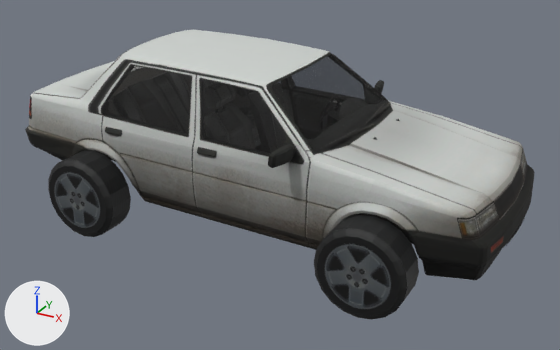
The glTF model front/public/models/carro-corolla.glb as it was, and as the next commit left it.
Rendered twice from a 50 mm lens placed at (3.13, -5.53, 3.2), pointed at (0.13, -0.07, 0.47). The lights are fixed; the arrows at lower left show +X, +Y and +Z. The picture after the commit comes second. Where no turn or scale is listed for an object, it has been applied to the vertices. Vertices at exactly the same position are counted once.

Objects in the first picture: 'car_Default Material_0', 'car_Mat.2_0', 'car_Mat_0', 'roda_frente_a', 'roda_tras_a'.
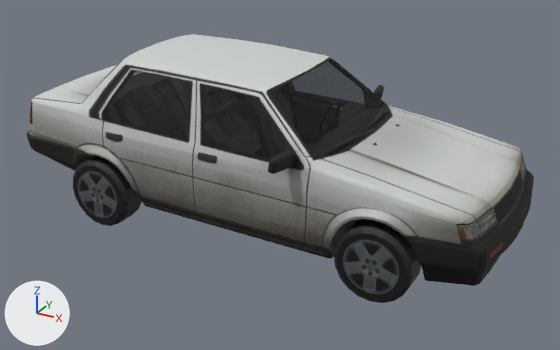
Where the newer file only moved an object's origin or applied its transform, the numbers keep the older frame.

Pixel boxes (x1, y1, x2, y2) of what changed, in the pictures (560 x 350 px):
'car_Default Material_0', moved: before (25, 30, 535, 280); after (26, 34, 534, 286)
'car_Mat_0', moved: before (102, 54, 387, 155); after (102, 59, 386, 161)
'roda_frente_a', moved, rescaled (17% narrower, 20% shorter): before (314, 215, 419, 320); after (334, 219, 421, 303)
'roda_tras_a', moved, rescaled (17% narrower, 17% shorter): before (48, 151, 131, 237); after (73, 155, 142, 226)
'car_Mat.2_0', moved (mostly hidden): before (331, 53, 384, 115); after (338, 63, 387, 120)

What the commit changed:
me_roda_tras_a is used by ob_roda_tras_a; location (-1.243, -1.046, 0.342).
me_roda_tras_a had 60 vertices, 116 faces and spanned x -0.357..0.359, y -0.103..0.171, z -0.34..0.375.
me_roda_tras_a now has 60 vertices, 116 faces and spans x -0.311..0.312, y 0.147..0.385, z -0.342..0.28.
me_roda_tras_a part 1: the whole mesh is scaled about its middle by 0.87, then moved by (0.0, 0.232, -0.049).
me_roda_frente_a is used by ob_roda_frente_a; location (1.336, -1.046, 0.342).
me_roda_frente_a had 60 vertices, 116 faces and spanned x -0.357..0.359, y -0.103..0.171, z -0.34..0.375.
me_roda_frente_a now has 60 vertices, 116 faces and spans x -0.311..0.312, y 0.147..0.385, z -0.342..0.28.
me_roda_frente_a part 2: the whole mesh is scaled about its middle by 0.87, then moved by (0.0, 0.232, -0.049).
Object 'car_Mat.2_0' (ob_car_mat_2_0) moves from (-0.267, -0.014, 0.053) to (-0.267, -0.012, 0.006).
Object 'car_Default Material_0' (ob_car_default_material_0) moves from (-0.267, -0.014, 0.053) to (-0.267, -0.012, 0.006).
Object 'car_Mat_0' (ob_car_mat_0) moves from (-0.267, -0.014, 0.053) to (-0.267, -0.012, 0.006).
